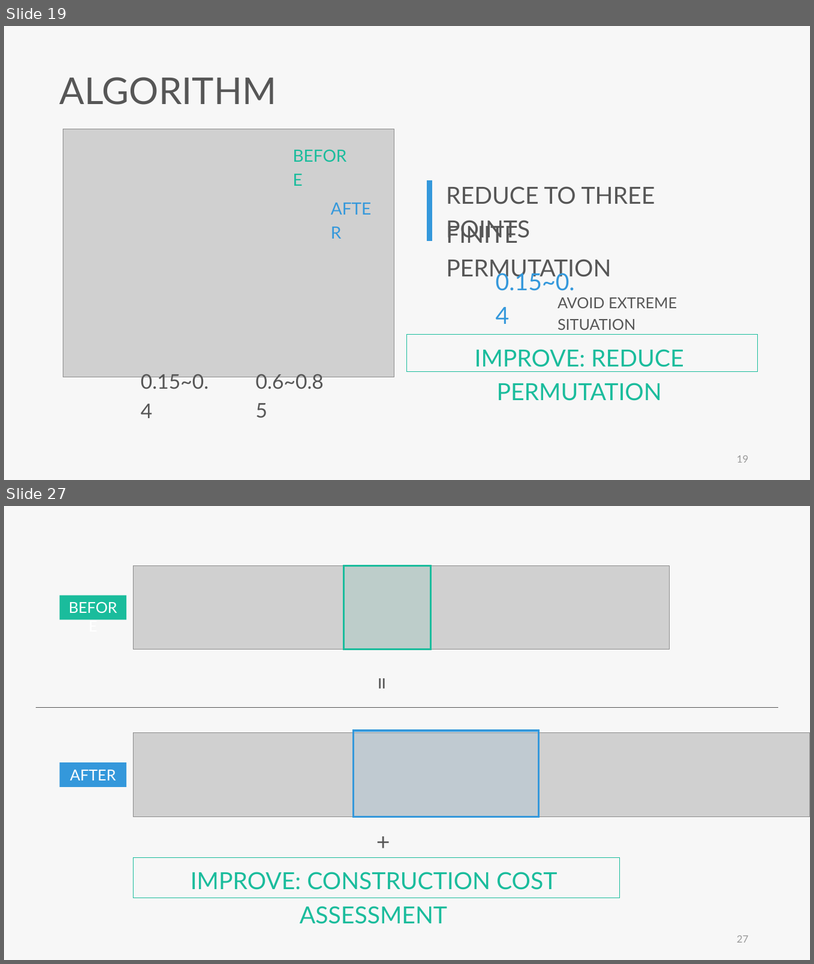
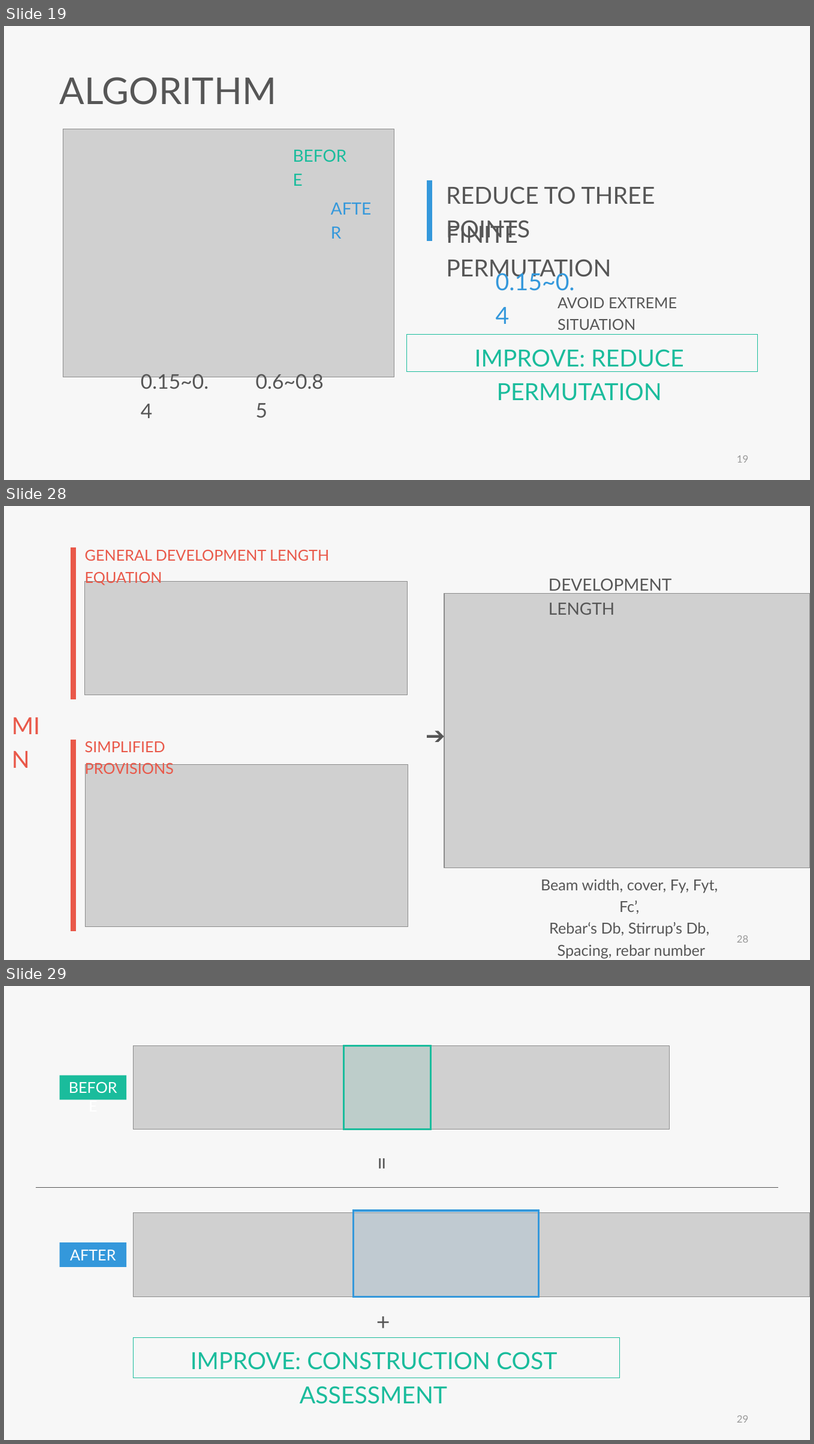
Before and after one commit to skyran1278/VbaProject, a slide deck: 20180126_SmartSplice/20180920_Meeting/20180920 Meeting.pptx. Shown one above the other, each under a label of ours: slides 19 and 27 before the commit, slides 19, 28 and 29 after it; the slides between them are not shown. The pictures are 814x964 and 814x1444 pixels, drawn with LibreOffice and Linux fonts; fonts in the diff are those of the drawing; grey boxes stand for pictures. Boxes give left, top, right and bottom in pixels: in the first picture for what was removed or moved away, otherwise in the second. Text is boxed around its words. In the diff, an @@ line names an element or a change of style, - is before the commit and + after.

```diff
--- a/20180126_SmartSplice/20180920_Meeting/20180920 Meeting.pptx
+++ b/20180126_SmartSplice/20180920_Meeting/20180920 Meeting.pptx
@@ slide 28 added at (4, 506, 810, 960), background #F7F7F7 @@
@@ line added from (74, 548) to (74, 699), #E95849 6 pt @@
@@ text added at (85, 550, 329, 585), 18 pt, text #E95849 @@
+GENERAL DEVELOPMENT LENGTH EQUATION
@@ picture added at (85, 582, 408, 695) @@
@@ picture added at (444, 593, 810, 867) @@
@@ text added at (549, 578, 672, 615), 20 pt, text #565656 @@
+DEVELOPMENT LENGTH
@@ text added at (12, 702, 60, 739), 28 pt, text #E95849 @@
+MIN
@@ text added at (426, 712, 457, 748), 28 pt, text #565656 @@
+➔
@@ line added from (74, 739) to (74, 931), #E95849 6 pt @@
@@ text added at (85, 741, 174, 777), 18 pt, text #E95849 @@
+SIMPLIFIED PROVISIONS
@@ picture added at (85, 765, 408, 927) @@
@@ text added at (541, 879, 719, 958), 18 pt, text #565656 @@
+Beam width, cover, Fy, Fyt, Fc’,
+Rebar‘s Db, Stirrup’s Db,
+Spacing, rebar number
@@ page number added at (737, 935, 749, 942), 12 pt, text #9A9A9A @@
+28
@@ what was slide 27 is now slide 29 @@
@@ page number at (737, 1415, 749, 1422): text changed @@
-27
+29
```
Also in this commit, not shown: 9 slides changed, 3 other slides added, 1 slide removed, 6 other files.
